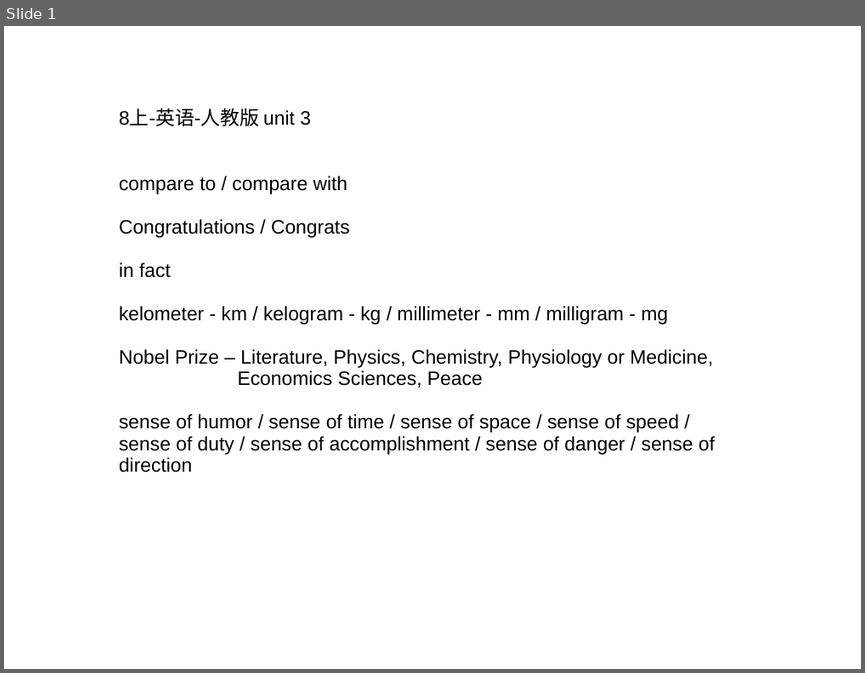
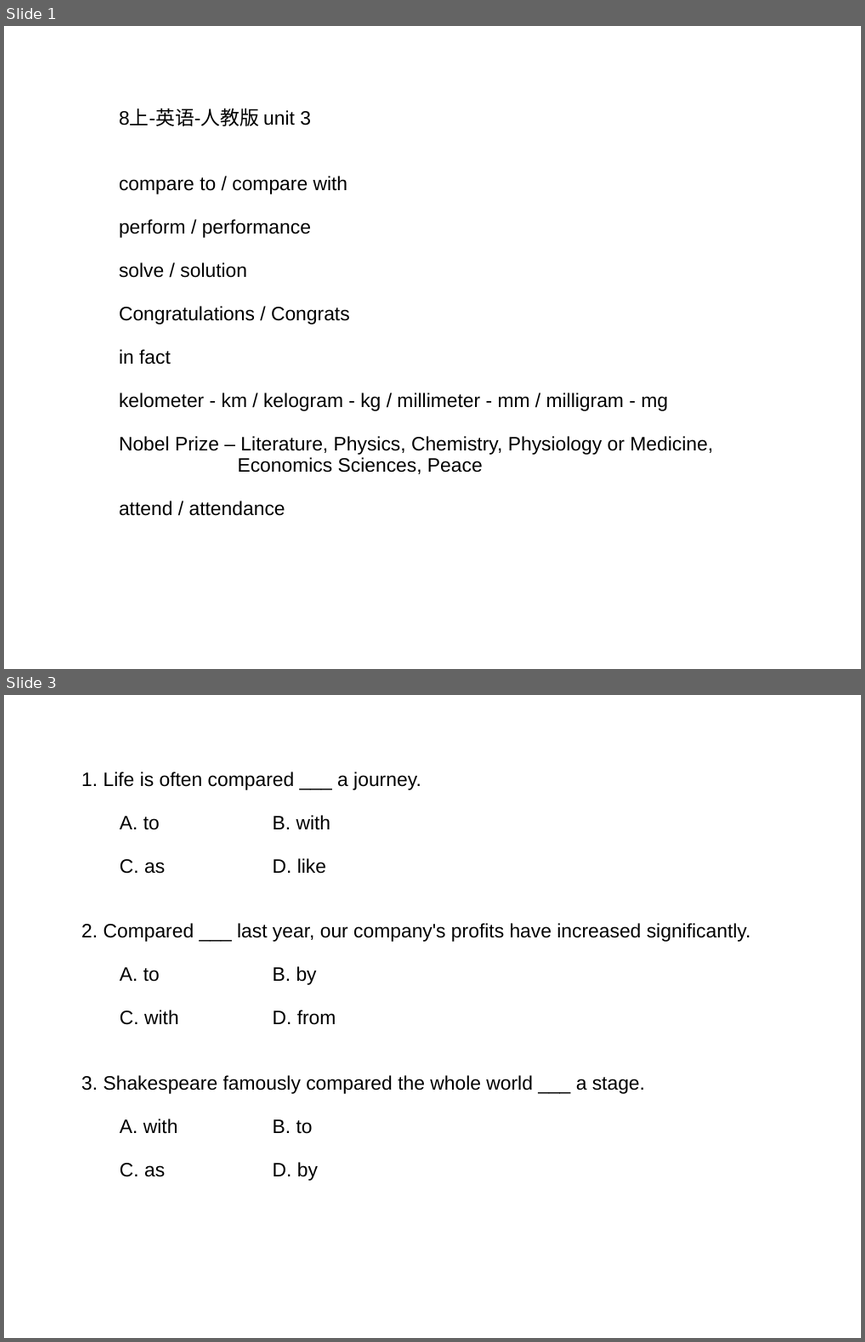
Before and after one commit to ericzhang/english-math, a slide deck: english/grade-8-上/8上英语人教版-unit-3-words.ppt. Shown one above the other, each under a label of ours: slide 1 before the commit, slides 1 and 3 after it; the slides between them are not shown. The pictures are 865x673 and 865x1342 pixels, drawn with LibreOffice and Linux fonts; fonts in the diff are those of the drawing. Boxes give left, top, right and bottom in pixels: in the first picture for what was removed or moved away, otherwise in the second. Text is boxed around its words. In the diff, an @@ line names an element or a change of style, - is before the commit and + after.

```diff
--- a/english/grade-8-上/8上英语人教版-unit-3-words.ppt
+++ b/english/grade-8-上/8上英语人教版-unit-3-words.ppt
@@ slide 3 added at (4, 695, 861, 1338), background #FFFFFF @@
@@ text added at (81, 771, 751, 1180), 18 pt, text #000000 @@
+1. Life is often compared ___ a journey.
+A. to B. with
+C. as D. like
+2. Compared ___ last year, our company's profits have increased significantly.
+A. to B. by
+C. with D. from
+3. Shakespeare famously compared the whole world ___ a stage.
+A. with B. to
+C. as D. by
@@ slide 1 changed as well @@
@@ text at (119, 219, 311, 278): paragraphs added @@
+perform / performance
+solve / solution
@@ text at (119, 500, 285, 516): text changed @@
-sense of humor / sense of time / sense of space / sense of speed / sense of duty / sense of accomplishment / sense of danger / sense of direction
+attend / attendance
```
Also in this commit, not shown: 4 other slides added, 11 other files.
